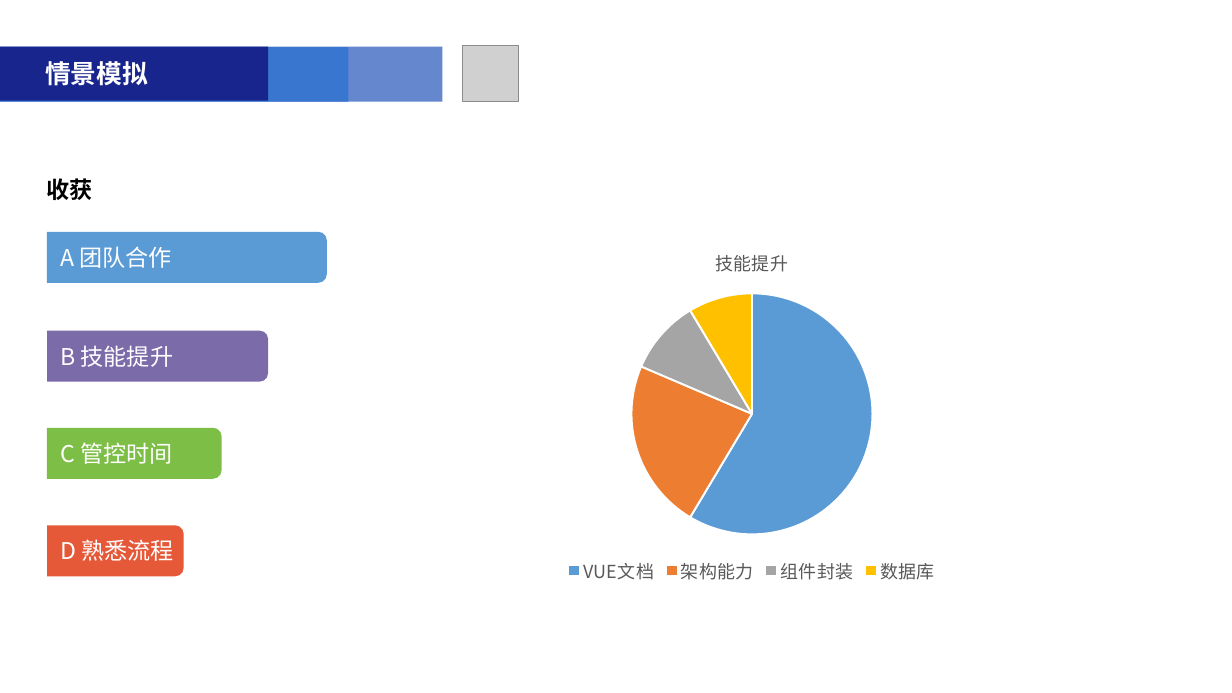
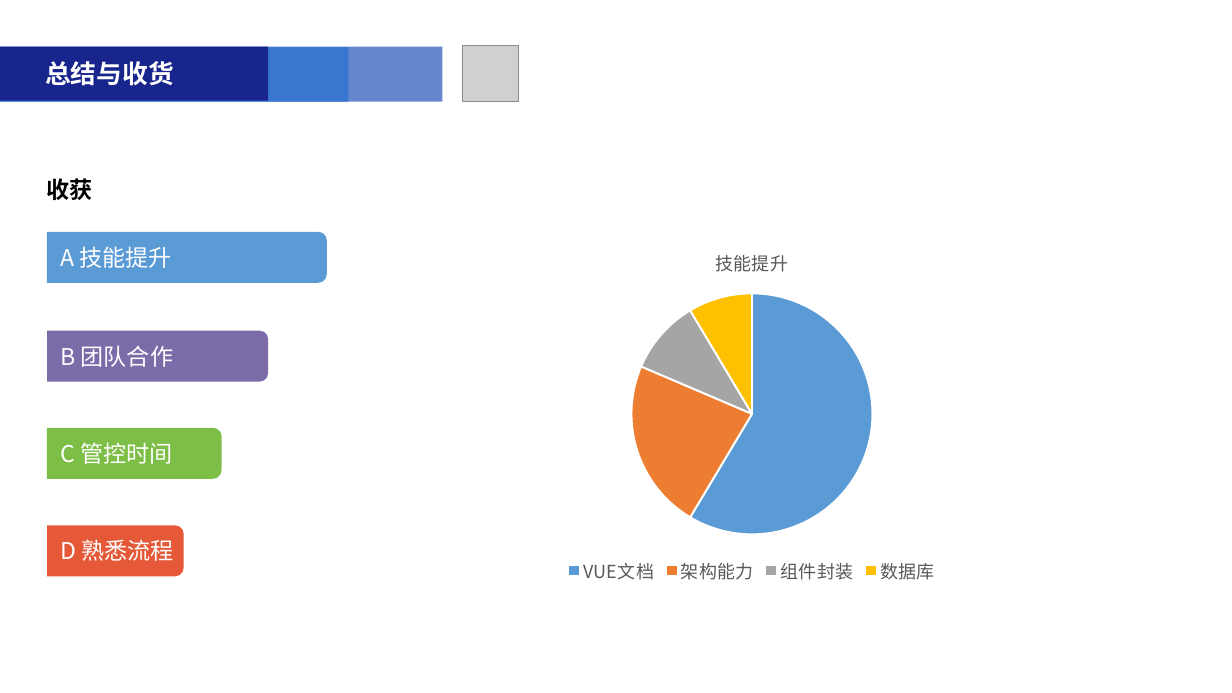
Before and after one commit to liuqiansb/zz, a slide deck: slide 17 of 附件1-2019届大学生转正汇报PPT模板2(1).pptx (slide 8 before the commit). Drawn at 1232x693 pixels with LibreOffice and Linux fonts; fonts in the diff are those of the drawing; grey boxes stand for pictures. Boxes give left, top, right and bottom in pixels: in the first picture for what was removed or moved away, otherwise in the second. Text is boxed around its words. In the diff, an @@ line names an element or a change of style, - is before the commit and + after.

```diff
--- a/附件1-2019届大学生转正汇报PPT模板2(1).pptx
+++ b/附件1-2019届大学生转正汇报PPT模板2(1).pptx
@@ text at (x1=45, y1=61, x2=173, y2=86): text changed @@
-情景模拟
+总结与收货
@@ text at (x1=60, y1=246, x2=172, y2=268): text changed @@
-A 团队合作
+A 技能提升
@@ text at (x1=60, y1=345, x2=173, y2=367): text changed @@
-B 技能提升
+B 团队合作
```
Also in this commit, not shown: 5 other slides changed, 2 slides removed, 1 other file.
